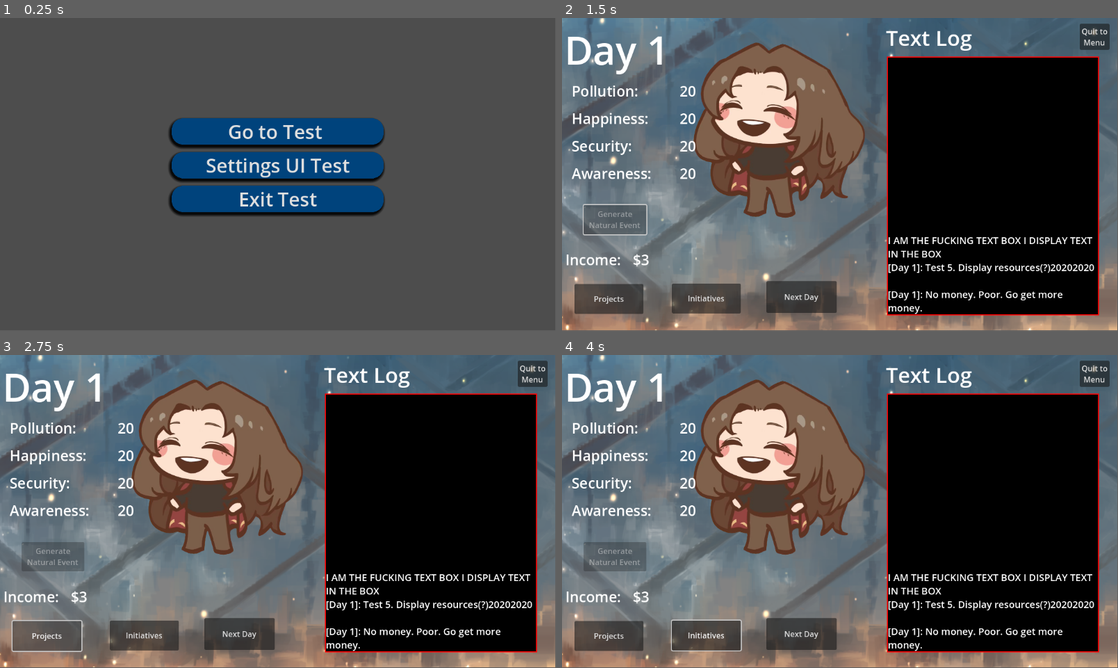
Above: before the commit, frames 1-4 (two rows, left to right).
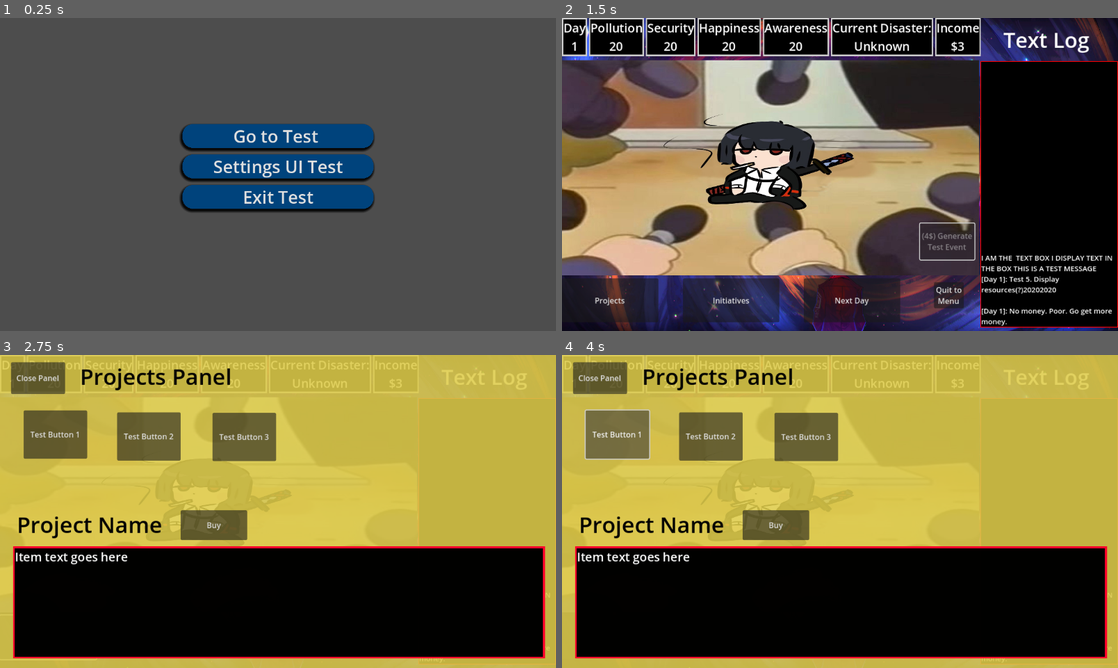
Above: after the commit, the same moments.

Repository: P4rthicular/IT17_CLIMATEERS
Game: Godot game, scene res://MainMenu.tscn
Two runs of this game, one before a commit and one after it. Both use one fixed random seed, a clock stepped at 60 frames per second and the inputs below.
Inputs (mouse positions are in pixels of both pictures, inside the frame that each line leads up to):
- Up to frame 1 (0.25 s): no input
- Up to frame 2 (1.5 s): click "Go to Test" at 0.5 s; click "Generate Natural Event" (after the commit: "(4$) Generate Test Event") at 1.25 s
- Up to frame 3 (2.75 s): click "Projects" at 2 s
- Up to frame 4 (4 s): click "Initiatives" at 2.75 s; click (617, 433) at 3.5 s, where only the run after the commit has a clickable "Test Button 1"
In our replay, the window is 799x449 before the commit and 800x450 after it. These sizes can differ from the game's own. Grey fills any space a smaller window leaves; there, only what the larger window draws over its background counts as a difference.

The runs differ from the first frame. In frame 1, 5.3% of the frame differs, in the area x 30-70%, y 32-64%; in frame 2, 83%; in frame 3, 88%, in the area x 0-100%, y 0-100%; in frame 4, 88%.

Commit message:
update 0.32
small changes to ui

Diff:
--- a/levels/MainScript.gd
+++ b/levels/MainScript.gd
@@ -1,5 +1,7 @@
 extends Control
-
+# ------------------------------------------- #
+# --------- CORE GAMEPLAY SECTION ----------- #
+# ------------------------------------------- #
 # Current Day Number
 var day = 0
 
@@ -10,21 +12,13 @@
 var security = 20
 var awareness = 20
 var income = 0
-
 # How much Income you should get every day
 #This exists so the game can change how much Income you earn
 # Should also be dependent on difficulty
 var incomerate = 3
 
-# Connect the resource labels so they can be rewritten
-# Expect alot of these I am going to stick with this one method
-@export var resc1: Label
-@export var resc2: Label
-@export var resc3: Label
-@export var resc4: Label
-
-# List of stuff that should be displayed in the event box
-var eventtext = [
+# Test stuff to make sure the displaybox works
+var dailytext = [
 	"Test 1. YAY YIPPE WAHHOOO",
 	"Test 2. WOAH WOWW WOOOOOO",
 	"Test 3. YWOAOWOAWOAWOAWOAWO",
@@ -45,37 +39,33 @@
 # Anything in here is run as soon as the game loads
 # Needs to detect what level or difficulty is chosen
 func _ready():
+	randomize()
 	NewDay()
+
 
 func NewDay():
 	# This runs everytime a new day is generated, either by ending turn or starting a new game
 	day += 1
 	print (day)
-	$daylbl.text = "Day " + str(day)
+	$rsc_container/daylbl.text = "Day\n" + str(day)
 	resource_update()
-	$incomelbl.text = "Income: $" + str(income)
-	$eventbox.text += "\n[Day " + str(day) + "]: " + eventtext.pick_random() + "\n" # This should have random text relating to the daily event how do I do this
+	income += incomerate
+	$rsc_container/incomelbl.text = "Income\n$" + str(income)
+	disaster_roll()
+	disastertime -= 1
+	$eventbox.text += "\n[Day " + str(day) + "]: " + dailytext.pick_random() + "\n" # This should have random text relating to the daily event how do I do this
 	$eventbtn.disabled = false
 
 
 func resource_update():
 	# This updates the player's resource stats
-	# Sets resource to 0 if it's a negative integer
-	# Maybe theres a better way idk for now
-	if awareness < 0:
-		awareness = 0
-	if happiness < 0:
-		happiness = 0
-	if security < 0:
-		security = 0
-	if pollution > 100:
-		pollution = 100
-	# For some reason this is the only working solution
-	resc1.text = "Pollution: " + str(pollution)
-	resc2.text = "Happiness: " + str(happiness)
-	resc3.text = "Security: " + str(security)
-	resc4.text = "Awareness: " + str(awareness)
-	income += incomerate # THIS DOESNT WORK FOR NOW WHY
+
+	# Updates the resource labels
+	$rsc_container/pollutionlbl.text = "Pollution\n" + str(pollution)
+	$rsc_container/happinesslbl.text = "Happiness\n" + str(happiness)
+	$rsc_container/securitylbl.text = "Security\n" + str(security)
+	$rsc_container/awarenesslbl.text = "Awareness\n" + str(awareness)
+	$rsc_container/incomelbl.text = "Income\n$" + str(income)
 
 
 func quit_to_menu() -> void:
@@ -89,29 +79,86 @@
 	# This one generates the next day
 	NewDay()
 
+# ------------------------------------ #
+# --------- EVENTS SECTION ----------- #
+# ------------------------------------ #
 
+# Dedicded to try keeping all the everything in one script hope it works well
+# Events section where the game decides what disaster
 
+# This identifies what disaster is going to happen
+var disaster = null
+var disastertime = 0 # How much turns you have until the disaster arrives
+var disasterlist = [ # List of available disasters, will add more soon
+	"earthquake",
+	"supertyphoon",
+	"tsunami",
+	"tornado",
+	"flashflood"
+]
+
+# This function chooses which disaster will happen on your game
+func disaster_roll() -> void:
+	print ("disaster roll check")
+	if disaster == null: # First checks if you already have a disaster
+		print ("disaster null check")
+		if day < 5 and day > 1 or day == 5: # Second checks what day it is to make sure disaster is chosen on or before day 5
+			print ("disaster day check")
+			var disasterchance = randf()
+			if disasterchance >= 0.33: # 33 percent chance on day 2 to 4 for the disaster to be chosen
+				disaster = disasterlist.pick_random()
+				print (disaster)
+				$rsc_container/disasterlbl.text = "Current Disaster\n" + str(disaster) # This should be hidden from the player and events will reveal what disaster it is
+				print ("current disaster chosen as ", disaster)
+				disastertime += randi_range(34, 52) # Determines how many turns before the disaster appears
+				print ("disaster deadline is ", disastertime, " turns")
+			else:
+				pass
+	else:
+		print ("disaster already found")
+		pass
+
+# This is for testing purposes this should be removed when gameplay loop is complete
 func eventbtn_pressed() -> void:
 	if income >= 4:
+		income -= 4
 		var eventchance = randf()
-		if eventchance <= 0.75:
+		if eventchance <= 0.60:
 			$eventbox.text += "\n[Day " + str(day) + "]: Negative event. Lose stats. I dislike you. Money left: " + str(income) + "\n"
 
 			pollution += randi() % 6
 			happiness -= randi() % 6
 			security -= randi() % 6
 			awareness -= randi() % 6
-			income -= 4
 			resource_update()
 		else:
 			$eventbox.text += "\n[Day " + str(day) + "]: Positive event! Gain Stats! I love you! Money left: " + str(income) + "\n"
 
-			pollution -= randi() % 5
-			happiness += randi() % 5
-			security += randi() % 5
-			awareness += randi() % 5
-			income -= 4
+			pollution -= randi() % 8
+			happiness += randi() % 8
+			security += randi() % 8
+			awareness += randi() % 8
 			resource_update()
 	else:
 		$eventbox.text += "\n[Day " + str(day) + "]: No money. Poor. Go get more money." + "\n"
 	$eventbtn.disabled = true
+
+
+# ------------------------------------ #
+# --------- PANELS SECTION ----------- #
+# ------------------------------------ #
+
+
+# ------------ PROJECTS -------------- #
+func _show_projects() -> void:
+	$projectpnl.visible = !$projectpnl.visible
+
+func _close_projects() -> void:
+	$projectpnl.visible = !$projectpnl.visible
+
+# ---------- INITIATIVES ------------- #
+func _show_initiatives() -> void:
+	$initiativepnl.visible = !$initiativepnl.visible
+
+func _close_initiatives() -> void:
+	$initiativepnl.visible = !$initiativepnl.visible
--- a/levels/testgame.tscn
+++ b/levels/testgame.tscn
@@ -1,9 +1,13 @@
-[gd_scene load_steps=6 format=3 uid="uid://d2jkk4yadatan"]
-
-[ext_resource type="Texture2D" uid="uid://50en341gsmb3" path="res://assets/bg/Background.png" id="1_b45a8"]
+[gd_scene load_steps=9 format=3 uid="uid://d2jkk4yadatan"]
+
 [ext_resource type="Script" uid="uid://d7kmx5p31ugw" path="res://levels/MainScript.gd" id="1_pou7f"]
-[ext_resource type="Texture2D" uid="uid://dtl7lv254pooo" path="res://assets/chars/Liu_South_Rodion_Acquisition_2.png" id="2_pou7f"]
-[ext_resource type="Script" uid="uid://ba55f8i8atddf" path="res://levels/eventbtn.gd" id="4_b45a8"]
+[ext_resource type="Texture2D" uid="uid://cwgep0xhvqn3v" path="res://assets/bg/S20.png" id="2_hi6i7"]
+[ext_resource type="Texture2D" uid="uid://qfxxnldjek8p" path="res://assets/chars/1735776867556573.jpg" id="3_b45a8"]
+[ext_resource type="StyleBox" uid="uid://bm5ipa32nc2wn" path="res://testbutton.tres" id="4_pou7f"]
+
+[sub_resource type="GDScript" id="GDScript_pou7f"]
+script/source = "extends Button
+"
 
 [sub_resource type="StyleBoxFlat" id="StyleBoxFlat_7t6hw"]
 bg_color = Color(0, 0, 0, 1)
@@ -13,176 +17,345 @@
 border_width_bottom = 2
 border_color = Color(1, 0, 0, 1)
 
+[sub_resource type="GDScript" id="GDScript_7t6hw"]
+script/source = "extends Button
+"
+
+[sub_resource type="StyleBoxFlat" id="StyleBoxFlat_eg2c2"]
+bg_color = Color(0, 0, 0, 0.992157)
+border_width_left = 4
+border_width_top = 4
+border_width_right = 4
+border_width_bottom = 4
+border_color = Color(1, 0, 0.168627, 1)
+
 [node name="Testgame" type="Node2D"]
-
-[node name="Control" type="Control" parent="." node_paths=PackedStringArray("resc1", "resc2", "resc3", "resc4")]
+scale = Vector2(1.10924, 1.10925)
+
+[node name="Control" type="Control" parent="."]
 layout_mode = 3
 anchors_preset = 0
 offset_right = 1154.0
 offset_bottom = 649.0
 script = ExtResource("1_pou7f")
-resc1 = NodePath("resources/VBoxContainer2/pollutionlbl")
-resc2 = NodePath("resources/VBoxContainer2/securitylbl")
-resc3 = NodePath("resources/VBoxContainer2/happinesslbl")
-resc4 = NodePath("resources/VBoxContainer2/awarenesslbl")
-
-[node name="Background" type="Sprite2D" parent="Control"]
-position = Vector2(576.25, 321.75)
-scale = Vector2(1.16553, 1.1849)
-texture = ExtResource("1_b45a8")
-
-[node name="LiuSouthRodionAcquisition2" type="Sprite2D" parent="Control"]
-position = Vector2(446, 233)
-scale = Vector2(0.546399, 0.473462)
-texture = ExtResource("2_pou7f")
+
+[node name="background2" type="Sprite2D" parent="Control"]
+position = Vector2(576, 319.5)
+scale = Vector2(0.584961, 0.58941)
+texture = ExtResource("2_hi6i7")
+
+[node name="fillermap2" type="Sprite2D" parent="Control"]
+position = Vector2(432.728, 310.509)
+scale = Vector2(0.651208, 0.373844)
+texture = ExtResource("3_b45a8")
+
+[node name="menubtn" type="Button" parent="Control"]
+layout_mode = 2
+offset_left = 771.698
+offset_top = 548.118
+offset_right = 833.698
+offset_bottom = 602.118
+size_flags_horizontal = 8
+size_flags_vertical = 8
+text = "Quit to
+Menu"
 
 [node name="eventbtn" type="Button" parent="Control"]
-layout_mode = 0
-offset_left = 45.0
-offset_top = 388.0
-offset_right = 175.0
-offset_bottom = 449.0
-text = "Generate
-Natural Event"
-script = ExtResource("4_b45a8")
-
-[node name="nextdaybtn" type="Button" parent="Control"]
-layout_mode = 0
-offset_left = 424.0
-offset_top = 546.0
-offset_right = 570.0
-offset_bottom = 612.0
-text = "Next Day"
+layout_mode = 2
+offset_left = 742.849
+offset_top = 425.512
+offset_right = 855.849
+offset_bottom = 500.512
+text = "(4$) Generate
+Test Event"
+script = SubResource("GDScript_pou7f")
 
 [node name="eventbox" type="RichTextLabel" parent="Control"]
 layout_mode = 0
-offset_left = 674.0
-offset_top = 80.0
-offset_right = 1114.0
-offset_bottom = 617.0
-theme_override_font_sizes/normal_font_size = 20
+offset_left = 868.0
+offset_top = 89.0
+offset_right = 1154.0
+offset_bottom = 642.0
+theme_override_font_sizes/normal_font_size = 15
 theme_override_styles/normal = SubResource("StyleBoxFlat_7t6hw")
-text = "I AM THE FUCKING TEXT BOX I DISPLAY TEXT IN THE BOX"
+text = "I AM THE  TEXT BOX I DISPLAY TEXT IN THE BOX THIS IS A TEST MESSAGE"
+fit_content = true
 scroll_following = true
 vertical_alignment = 2
 
-[node name="daylbl" type="Label" parent="Control"]
-layout_mode = 0
-offset_left = 5.0
-offset_top = 10.0
-offset_right = 222.0
-offset_bottom = 121.0
-theme_override_font_sizes/font_size = 81
-text = "Day 0"
-
-[node name="daylbl2" type="Label" parent="Control"]
-layout_mode = 0
-offset_left = 672.0
-offset_top = 10.0
-offset_right = 889.0
-offset_bottom = 71.0
+[node name="textloglbl" type="Label" parent="Control"]
+layout_mode = 0
+offset_left = 915.941
+offset_top = 14.4242
+offset_right = 1094.94
+offset_bottom = 75.4241
 theme_override_font_sizes/font_size = 44
 text = "Text Log"
 
-[node name="resources" type="Control" parent="Control"]
-anchors_preset = 0
-offset_right = 40.0
-offset_bottom = 40.0
-
-[node name="VBoxContainer2" type="VBoxContainer" parent="Control/resources"]
+[node name="rsc_container" type="HBoxContainer" parent="Control"]
 layout_mode = 1
-anchors_preset = 8
-anchor_left = 0.5
-anchor_top = 0.5
-anchor_right = 0.5
-anchor_bottom = 0.5
-offset_top = 110.0
-offset_right = 258.0
-offset_bottom = 323.0
+offset_right = 876.0
+offset_bottom = 120.0
+
+[node name="daylbl" type="Label" parent="Control/rsc_container"]
+layout_mode = 2
+size_flags_vertical = 0
+theme_override_font_sizes/font_size = 25
+theme_override_styles/normal = ExtResource("4_pou7f")
+text = "Day
+"
+horizontal_alignment = 1
+
+[node name="pollutionlbl" type="Label" parent="Control/rsc_container"]
+layout_mode = 2
+size_flags_vertical = 0
+theme_override_font_sizes/font_size = 25
+theme_override_styles/normal = ExtResource("4_pou7f")
+text = "Pollution
+"
+horizontal_alignment = 1
+
+[node name="securitylbl" type="Label" parent="Control/rsc_container"]
+layout_mode = 2
+size_flags_vertical = 0
+theme_override_font_sizes/font_size = 25
+theme_override_styles/normal = ExtResource("4_pou7f")
+text = "Security
+"
+horizontal_alignment = 1
+
+[node name="happinesslbl" type="Label" parent="Control/rsc_container"]
+layout_mode = 2
+size_flags_vertical = 0
+theme_override_font_sizes/font_size = 25
+theme_override_styles/normal = ExtResource("4_pou7f")
+text = "Happiness
+"
+horizontal_alignment = 1
+
+[node name="awarenesslbl" type="Label" parent="Control/rsc_container"]
+layout_mode = 2
+size_flags_vertical = 0
+theme_override_font_sizes/font_size = 25
+theme_override_styles/normal = ExtResource("4_pou7f")
+text = "Awareness
+"
+horizontal_alignment = 1
+
+[node name="disasterlbl" type="Label" parent="Control/rsc_container"]
+layout_mode = 2
+size_flags_vertical = 0
+theme_override_font_sizes/font_size = 25
+theme_override_styles/normal = ExtResource("4_pou7f")
+text = "Current Disaster:
+Unknown"
+horizontal_alignment = 1
+
+[node name="incomelbl" type="Label" parent="Control/rsc_container"]
+layout_mode = 2
+size_flags_vertical = 0
+theme_override_font_sizes/font_size = 25
+theme_override_styles/normal = ExtResource("4_pou7f")
+text = "Income
+$"
+horizontal_alignment = 1
+
+[node name="btn_mcontainer" type="MarginContainer" parent="Control"]
+layout_mode = 0
+offset_top = 540.0
+offset_right = 702.0
+offset_bottom = 631.0
+
+[node name="HBoxContainer" type="HBoxContainer" parent="Control/btn_mcontainer"]
+layout_mode = 2
+theme_override_constants/separation = 51
+
+[node name="projectsbtn" type="Button" parent="Control/btn_mcontainer/HBoxContainer"]
+custom_minimum_size = Vector2(200, 0)
+layout_mode = 2
+text = "Projects"
+script = SubResource("GDScript_7t6hw")
+
+[node name="initiativesbtn" type="Button" parent="Control/btn_mcontainer/HBoxContainer"]
+custom_minimum_size = Vector2(200, 0)
+layout_mode = 2
+text = "Initiatives"
+
+[node name="nextdaybtn" type="Button" parent="Control/btn_mcontainer/HBoxContainer"]
+custom_minimum_size = Vector2(200, 75)
+layout_mode = 2
+text = "Next Day"
+
+[node name="projectpnl" type="MarginContainer" parent="Control"]
+visible = false
+layout_mode = 1
+anchors_preset = 15
+anchor_right = 1.0
+anchor_bottom = 1.0
 grow_horizontal = 2
 grow_vertical = 2
-theme_override_constants/separation = 15
-
-[node name="pollutionlbl" type="Label" parent="Control/resources/VBoxContainer2"]
-layout_mode = 2
-theme_override_font_sizes/font_size = 30
-text = "Pollution: "
-horizontal_alignment = 3
-
-[node name="securitylbl" type="Label" parent="Control/resources/VBoxContainer2"]
-layout_mode = 2
-theme_override_font_sizes/font_size = 30
-text = "Security: "
-horizontal_alignment = 3
-
-[node name="happinesslbl" type="Label" parent="Control/resources/VBoxContainer2"]
-layout_mode = 2
-theme_override_font_sizes/font_size = 30
-text = "Happiness: "
-horizontal_alignment = 3
-
-[node name="awarenesslbl" type="Label" parent="Control/resources/VBoxContainer2"]
-layout_mode = 2
-theme_override_font_sizes/font_size = 30
-text = "Awareness: "
-horizontal_alignment = 3
-
-[node name="incomelbl" type="Label" parent="Control"]
-layout_mode = 0
-offset_left = 7.0
-offset_top = 480.0
+
+[node name="ColorRect" type="ColorRect" parent="Control/projectpnl"]
+layout_mode = 2
+color = Color(0.872123, 0.800266, 0.290579, 0.878431)
+
+[node name="Label" type="Label" parent="Control/projectpnl/ColorRect"]
+layout_mode = 0
+offset_left = 166.0
+offset_top = 12.0
+offset_right = 480.0
+offset_bottom = 81.0
+theme_override_colors/font_color = Color(0, 0, 0, 1)
+theme_override_font_sizes/font_size = 46
+text = "Projects Panel"
+
+[node name="projectname" type="Label" parent="Control/projectpnl/ColorRect"]
+layout_mode = 0
+offset_left = 35.0
+offset_top = 319.0
+offset_right = 349.0
+offset_bottom = 388.0
+theme_override_colors/font_color = Color(0, 0, 0, 1)
+theme_override_font_sizes/font_size = 46
+text = "Project Name"
+
+[node name="closeproject" type="Button" parent="Control/projectpnl/ColorRect"]
+layout_mode = 0
+offset_left = 23.0
+offset_top = 15.0
+offset_right = 135.0
+offset_bottom = 81.0
+text = "Close Panel"
+
+[node name="testbutton" type="Button" parent="Control/projectpnl/ColorRect"]
+layout_mode = 0
+offset_left = 49.0
+offset_top = 115.0
 offset_right = 181.0
-offset_bottom = 522.0
-theme_override_font_sizes/font_size = 30
-text = "Income: $"
-horizontal_alignment = 3
-
-[node name="menubtn" type="Button" parent="."]
-offset_left = 1074.0
+offset_bottom = 215.0
+text = "Test Button 1"
+
+[node name="testbutton2" type="Button" parent="Control/projectpnl/ColorRect"]
+layout_mode = 0
+offset_left = 243.0
+offset_top = 119.0
+offset_right = 375.0
+offset_bottom = 219.0
+text = "Test Button 2"
+
+[node name="testbutton3" type="Button" parent="Control/projectpnl/ColorRect"]
+layout_mode = 0
+offset_left = 441.0
+offset_top = 120.0
+offset_right = 573.0
+offset_bottom = 220.0
+text = "Test Button 3"
+
+[node name="buybutton" type="Button" parent="Control/projectpnl/ColorRect"]
+layout_mode = 0
+offset_left = 375.0
+offset_top = 322.0
+offset_right = 513.0
+offset_bottom = 384.0
+text = "Buy"
+
+[node name="projectdesc" type="RichTextLabel" parent="Control/projectpnl/ColorRect"]
+layout_mode = 0
+offset_left = 27.0
+offset_top = 397.0
+offset_right = 1131.0
+offset_bottom = 630.0
+theme_override_font_sizes/normal_font_size = 25
+theme_override_styles/normal = SubResource("StyleBoxFlat_eg2c2")
+text = "Item text goes here"
+
+[node name="initiativepnl" type="MarginContainer" parent="Control"]
+visible = false
+layout_mode = 1
+anchors_preset = 15
+anchor_right = 1.0
+anchor_bottom = 1.0
+grow_horizontal = 2
+grow_vertical = 2
+
+[node name="ColorRect" type="ColorRect" parent="Control/initiativepnl"]
+layout_mode = 2
+color = Color(0.703069, 0.176545, 0.21382, 0.878431)
+
+[node name="Label" type="Label" parent="Control/initiativepnl/ColorRect"]
+layout_mode = 0
+offset_left = 166.0
 offset_top = 12.0
-offset_right = 1136.0
-offset_bottom = 66.0
-text = "Quit to
-Menu"
-
-[node name="projectsbtn" type="Button" parent="."]
-offset_left = 26.0
-offset_top = 552.0
-offset_right = 169.0
-offset_bottom = 614.0
-text = "Projects"
-
-[node name="initiativesbtn" type="Button" parent="."]
-offset_left = 228.0
-offset_top = 551.0
-offset_right = 371.0
-offset_bottom = 613.0
-text = "Initiatives"
-
-[node name="projectsui" type="Control" parent="."]
-layout_mode = 3
-anchors_preset = 0
-offset_right = 40.0
-offset_bottom = 40.0
-
-[node name="projectspanel" type="Panel" parent="projectsui"]
-layout_mode = 0
-offset_left = 1154.0
-offset_right = 2306.0
-offset_bottom = 648.0
-
-[node name="initiativesui" type="Control" parent="."]
-layout_mode = 3
-anchors_preset = 0
-offset_right = 40.0
-offset_bottom = 40.0
-
-[node name="initiativespanel" type="Panel" parent="initiativesui"]
-layout_mode = 0
-offset_top = 649.0
-offset_right = 1152.0
-offset_bottom = 1297.0
-
+offset_right = 480.0
+offset_bottom = 81.0
+theme_override_colors/font_color = Color(0, 0, 0, 1)
+theme_override_font_sizes/font_size = 46
+text = "Initiatives Panel"
+
+[node name="initiativename" type="Label" parent="Control/initiativepnl/ColorRect"]
+layout_mode = 0
+offset_left = 35.0
+offset_top = 319.0
+offset_right = 349.0
+offset_bottom = 388.0
+theme_override_colors/font_color = Color(0, 0, 0, 1)
+theme_override_font_sizes/font_size = 46
+text = "Initiatives Name"
+
+[node name="closeinitiative" type="Button" parent="Control/initiativepnl/ColorRect"]
+layout_mode = 0
+offset_left = 23.0
+offset_top = 15.0
+offset_right = 135.0
+offset_bottom = 81.0
+text = "Close Panel"
+
+[node name="testbutton" type="Button" parent="Control/initiativepnl/ColorRect"]
+layout_mode = 0
+offset_left = 49.0
+offset_top = 115.0
+offset_right = 181.0
+offset_bottom = 215.0
+text = "Test Button 1"
+
+[node name="testbutton2" type="Button" parent="Control/initiativepnl/ColorRect"]
+layout_mode = 0
+offset_left = 243.0
+offset_top = 119.0
+offset_right = 375.0
+offset_bottom = 219.0
+text = "Test Button 2"
+
+[node name="testbutton3" type="Button" parent="Control/initiativepnl/ColorRect"]
+layout_mode = 0
+offset_left = 441.0
+offset_top = 120.0
+offset_right = 573.0
+offset_bottom = 220.0
+text = "Test Button 3"
+
+[node name="buybutton" type="Button" parent="Control/initiativepnl/ColorRect"]
+layout_mode = 0
+offset_left = 985.0
+offset_top = 327.0
+offset_right = 1123.0
+offset_bottom = 389.0
+text = "Buy"
+
+[node name="initiativedesc" type="RichTextLabel" parent="Control/initiativepnl/ColorRect"]
+layout_mode = 0
+offset_left = 27.0
+offset_top = 397.0
+offset_right = 1131.0
+offset_bottom = 630.0
+theme_override_font_sizes/normal_font_size = 25
+theme_override_styles/normal = SubResource("StyleBoxFlat_eg2c2")
+text = "Item text goes here"
+
+[connection signal="pressed" from="Control/menubtn" to="Control" method="quit_to_menu"]
 [connection signal="pressed" from="Control/eventbtn" to="Control" method="eventbtn_pressed"]
-[connection signal="pressed" from="Control/nextdaybtn" to="Control" method="nextday_pressed"]
-[connection signal="pressed" from="menubtn" to="Control" method="quit_to_menu"]
+[connection signal="pressed" from="Control/btn_mcontainer/HBoxContainer/projectsbtn" to="Control" method="_show_projects"]
+[connection signal="pressed" from="Control/btn_mcontainer/HBoxContainer/initiativesbtn" to="Control" method="_show_initiatives"]
+[connection signal="pressed" from="Control/btn_mcontainer/HBoxContainer/nextdaybtn" to="Control" method="nextday_pressed"]
+[connection signal="pressed" from="Control/projectpnl/ColorRect/closeproject" to="Control" method="_close_projects"]
+[connection signal="pressed" from="Control/initiativepnl/ColorRect/closeinitiative" to="Control" method="_close_initiatives"]
--- a/project.godot
+++ b/project.godot
@@ -15,6 +15,13 @@
 config/features=PackedStringArray("4.4", "GL Compatibility")
 config/icon="res://icon.svg"
 
+[display]
+
+window/size/viewport_width=1280
+window/size/viewport_height=720
+window/size/resizable=false
+window/stretch/aspect="expand"
+
 [rendering]
 
 renderer/rendering_method="gl_compatibility"
--- /dev/null
+++ b/testbutton.tres
@@ -0,0 +1,8 @@
+[gd_resource type="StyleBoxFlat" format=3 uid="uid://bm5ipa32nc2wn"]
+
+[resource]
+bg_color = Color(0, 0, 0, 1)
+border_width_left = 3
+border_width_top = 3
+border_width_right = 3
+border_width_bottom = 3
--- a/testminusbutton.tres
+++ /dev/null
@@ -1,6 +0,0 @@
-[gd_resource type="StyleBoxFlat" format=3 uid="uid://b3a6gunkqe2r6"]
-
-[resource]
-bg_color = Color(0, 0, 0, 1)
-corner_radius_bottom_right = 15
-corner_radius_bottom_left = 15
--- a/testplusbutton.tres
+++ /dev/null
@@ -1,6 +0,0 @@
-[gd_resource type="StyleBoxFlat" format=3 uid="uid://bop1tauqfiflr"]
-
-[resource]
-bg_color = Color(1, 1, 1, 1)
-corner_radius_top_left = 15
-corner_radius_top_right = 15
Binary file added: assets/bg/S20.png
Not shown, added: assets/bg/S20.png.import
Binary file added: assets/chars/1735776867556573.jpg
Not shown, added: assets/chars/1735776867556573.jpg.import
Not shown, changed: export_presets.cfg
Binary file added: levels/Locations.webp
Not shown, added: levels/Locations.webp.import
Not shown, added: CLimateers_build0.32.console.exe
Not shown, added: CLimateers_build0.32.exe
Not shown, added: CLimateers_build0.32.pck
